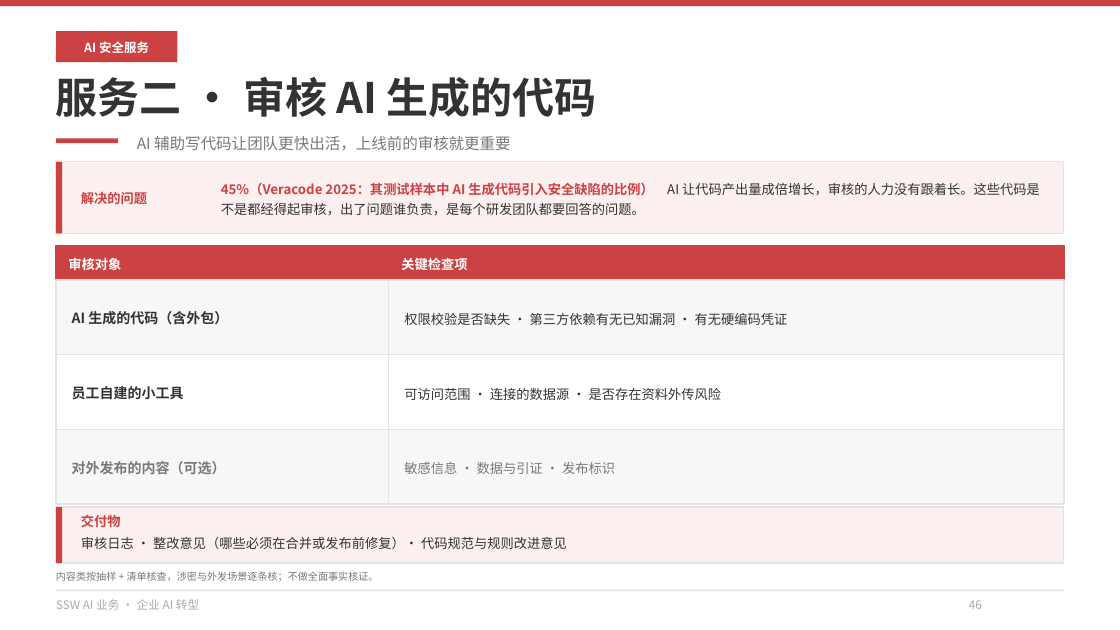
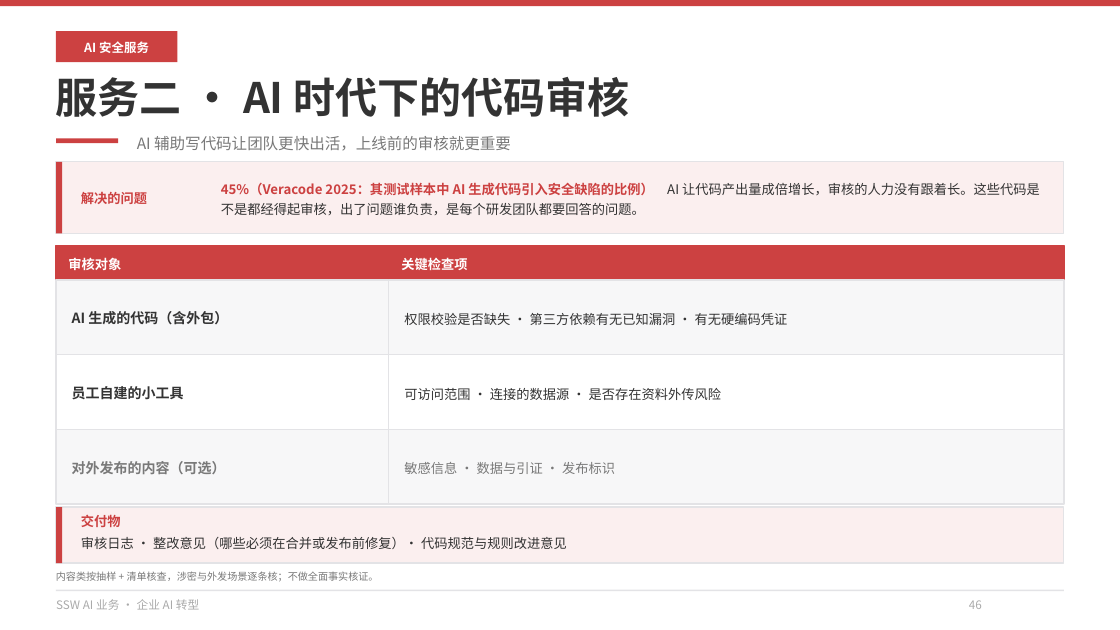
Before and after one commit to hveraus/ssw-business, a slide deck: slide 46 of SSW AI 业务_v2/SSW AI 业务_v3.pptx. Drawn at 1120x630 pixels with LibreOffice and Linux fonts; fonts in the diff are those of the drawing. Boxes give left, top, right and bottom in pixels: in the first picture for what was removed or moved away, otherwise in the second. Text is boxed around its words. In the diff, an @@ line names an element or a change of style, - is before the commit and + after.

Commit message:
两个服务页改名并同步全篇
- P46：服务二 · 审核 AI 生成的代码 → 服务二 · AI 时代下的代码审核
- P47：服务三 · 管好员工使用的智能体 → 服务三 · 企业智能体安全监管
- 同步：P44 三行小标题、P43 分隔页导览行（审查现有系统 · 代码审核 · 智能体安全监管）、目录第八章描述

```diff
--- a/SSW AI 业务_v2/SSW AI 业务_v3.pptx
+++ b/SSW AI 业务_v2/SSW AI 业务_v3.pptx
@@ text at <box>56,77,629,117</box>: text changed @@
-服务二 · 审核 AI 生成的代码
+服务二 · AI 时代下的代码审核
```
Also in this commit, not shown: 4 other slides changed, 1 other file.
